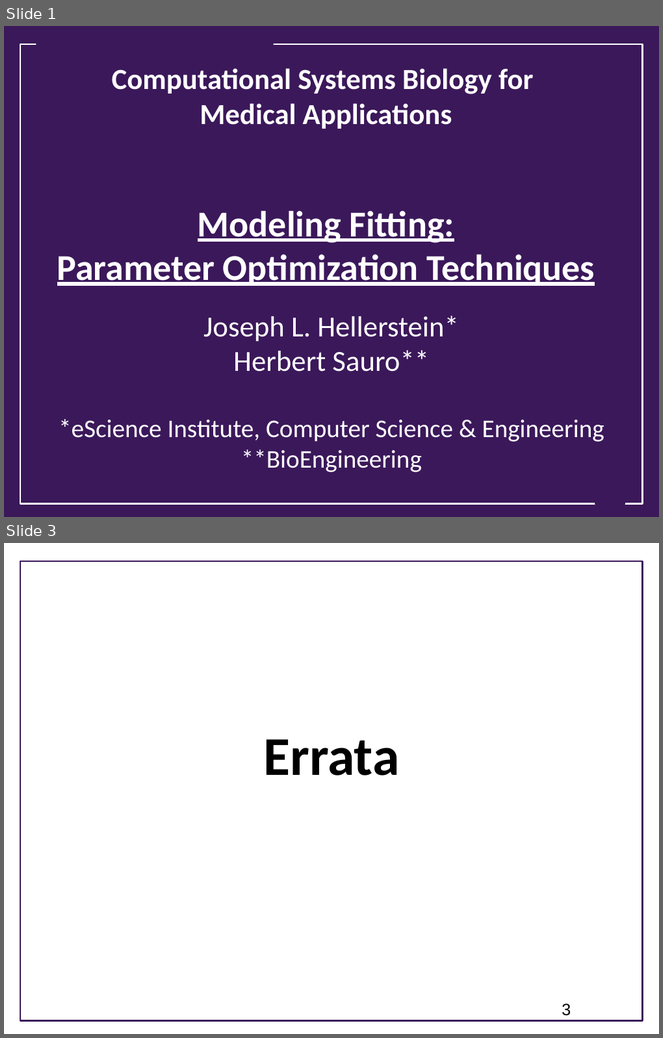
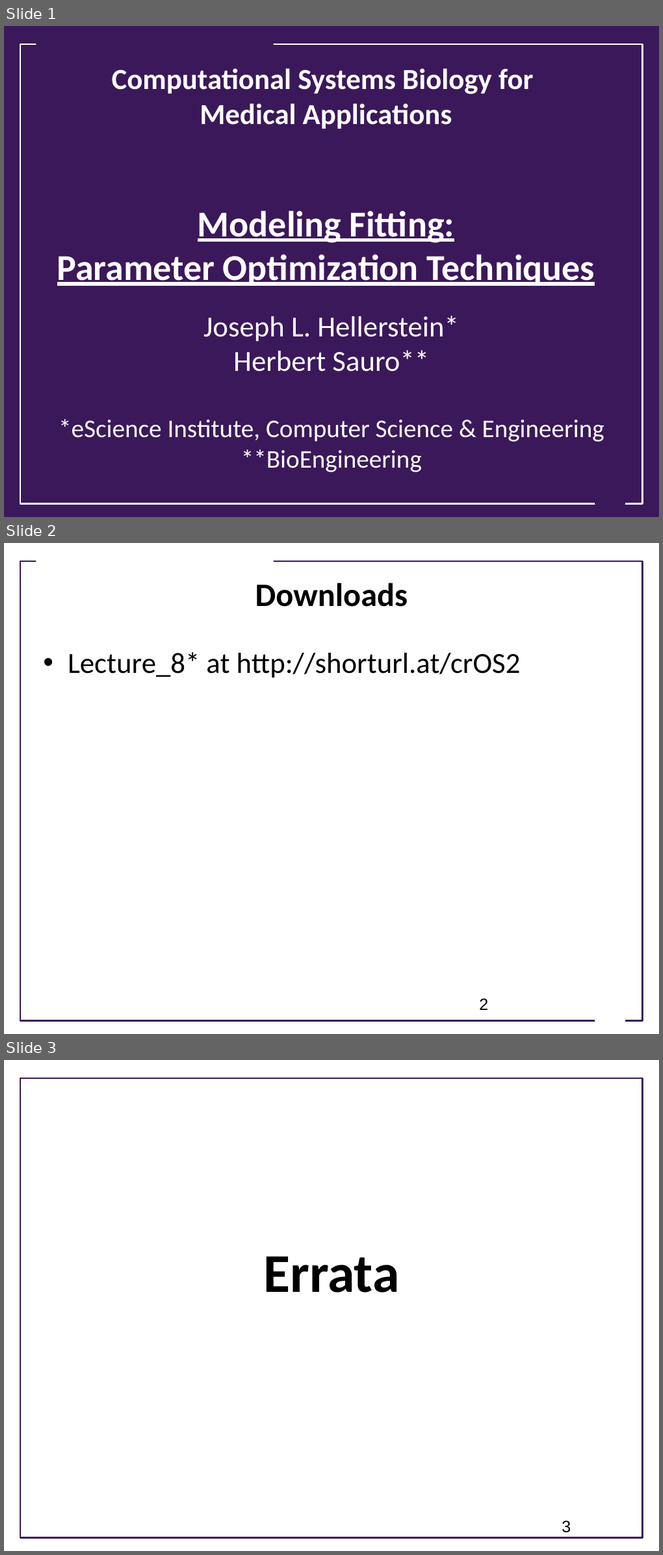
Before and after one commit to ModelEngineering/advancing-biomedical-models, a slide deck: lectures/lecture_8/Lecture_8_Model_Fitting_Optimization_Techniques.pptx. Shown one above the other, each under a label of ours: slides 1 and 3 before the commit, slides 1, 2 and 3 after it; the slides between them are not shown. The pictures are 663x1038 and 663x1555 pixels, drawn with LibreOffice and Linux fonts; fonts in the diff are those of the drawing; background and template pictures are left out. Boxes give left, top, right and bottom in pixels: in the first picture for what was removed or moved away, otherwise in the second. Text is boxed around its words. In the diff, an @@ line names an element or a change of style, - is before the commit and + after.

```diff
--- a/lectures/lecture_8/Lecture_8_Model_Fitting_Optimization_Techniques.pptx
+++ b/lectures/lecture_8/Lecture_8_Model_Fitting_Optimization_Techniques.pptx
@@ slide 2 added at box(4, 543, 659, 1034), background #FFFFFF; not listed: 1 template element that a slide beside it also shows @@
@@ rectangle added at box(36, 554, 273, 570), fill #FFFFFF @@
@@ title added at box(256, 583, 408, 607), 36 pt, text #000000, bold @@
+Downloads
@@ text added at box(68, 652, 521, 678), 32 pt, text #000000 @@
+• Lecture_8* at http://shorturl.at/crOS2
@@ page number added at box(479, 999, 488, 1010), 18 pt, text #000000 @@
+2
@@ trapezoid added at box(589, 998, 631, 1026), fill #FFFFFF @@
```
Also in this commit, not shown: 8 other slides added, 2 slides removed.
